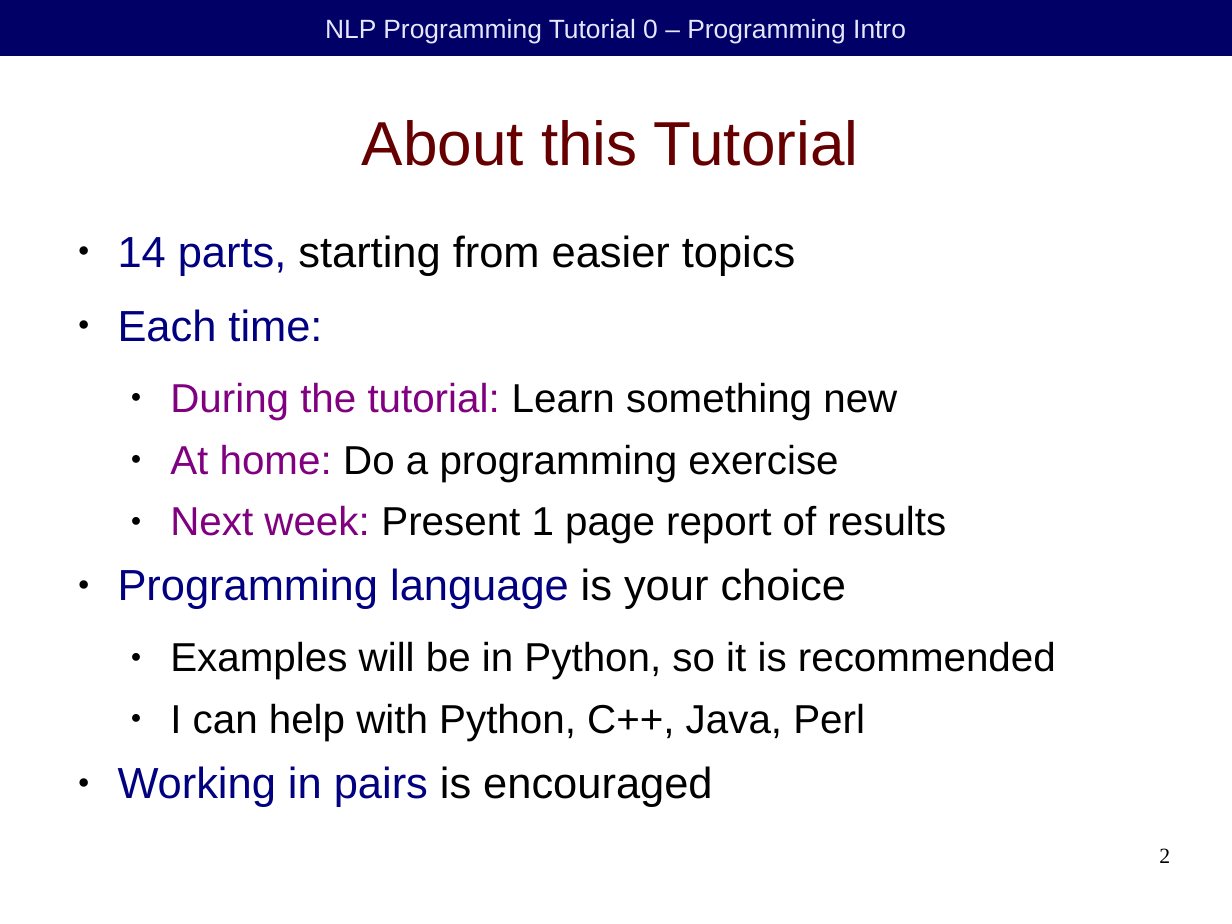
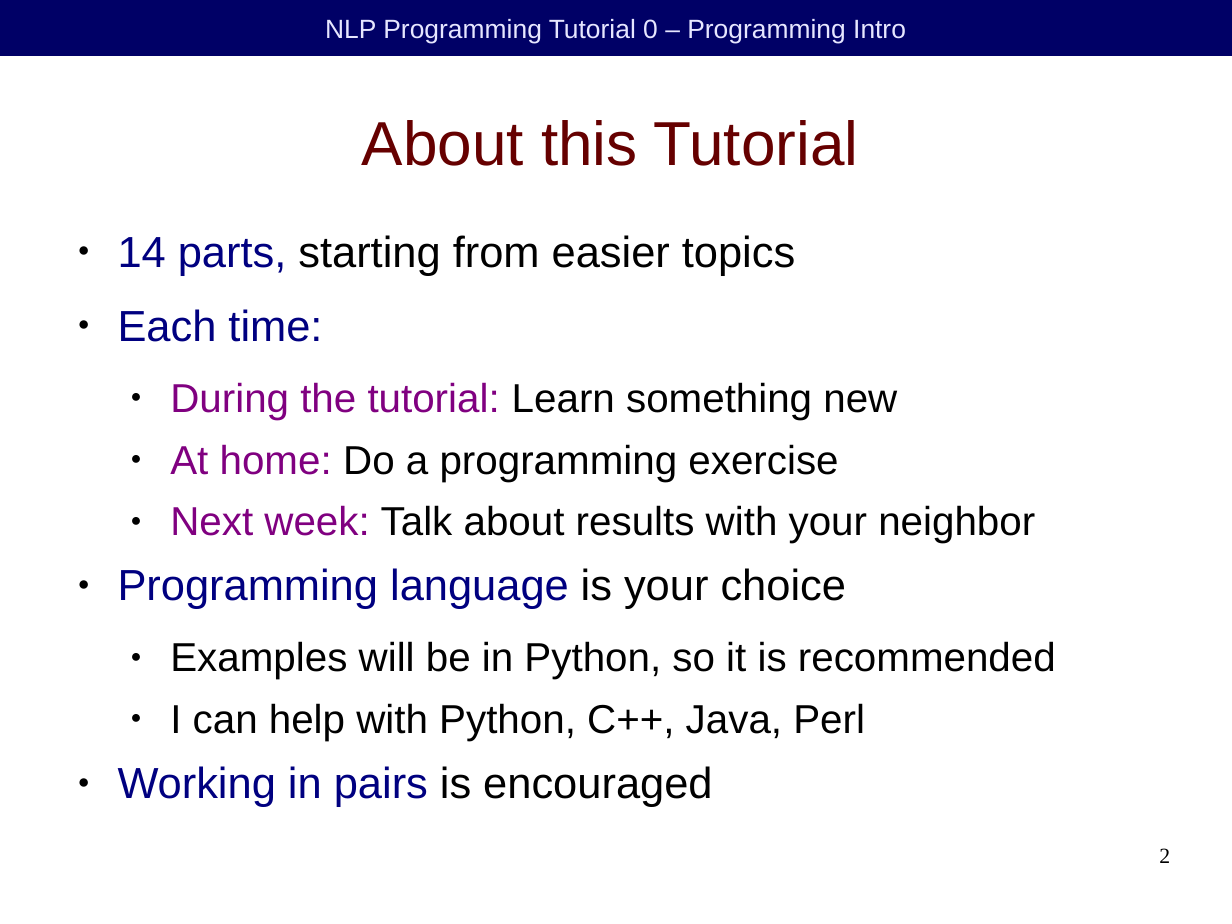
Before and after one commit to duffrind/nlppractice, a slide deck: slide 2 of download/00-intro/nlp-programming-en-00-intro.odp. Drawn at 1232x924 pixels with LibreOffice and Linux fonts; fonts in the diff are those of the drawing; background and template pictures are left out. Boxes give left, top, right and bottom in pixels: in the first picture for what was removed or moved away, otherwise in the second. Text is boxed around its words. In the diff, an @@ line names an element or a change of style, - is before the commit and + after.

```diff
--- a/download/00-intro/nlp-programming-en-00-intro.odp
+++ b/download/00-intro/nlp-programming-en-00-intro.odp
@@ text at box(170, 505, 1035, 543): text changed @@
-  ● Next week: Present 1 page report of results
+  ● Next week: Talk about results with your neighbor
```
Also in this commit, not shown: 16 other slides changed, 16 other files.
